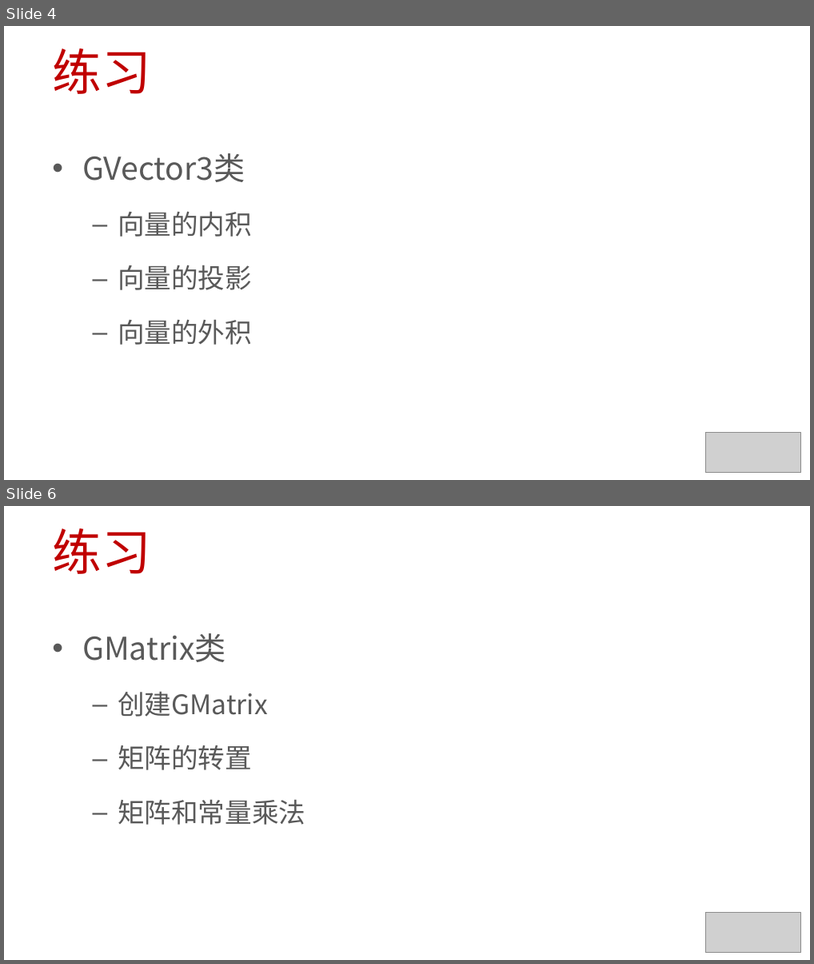
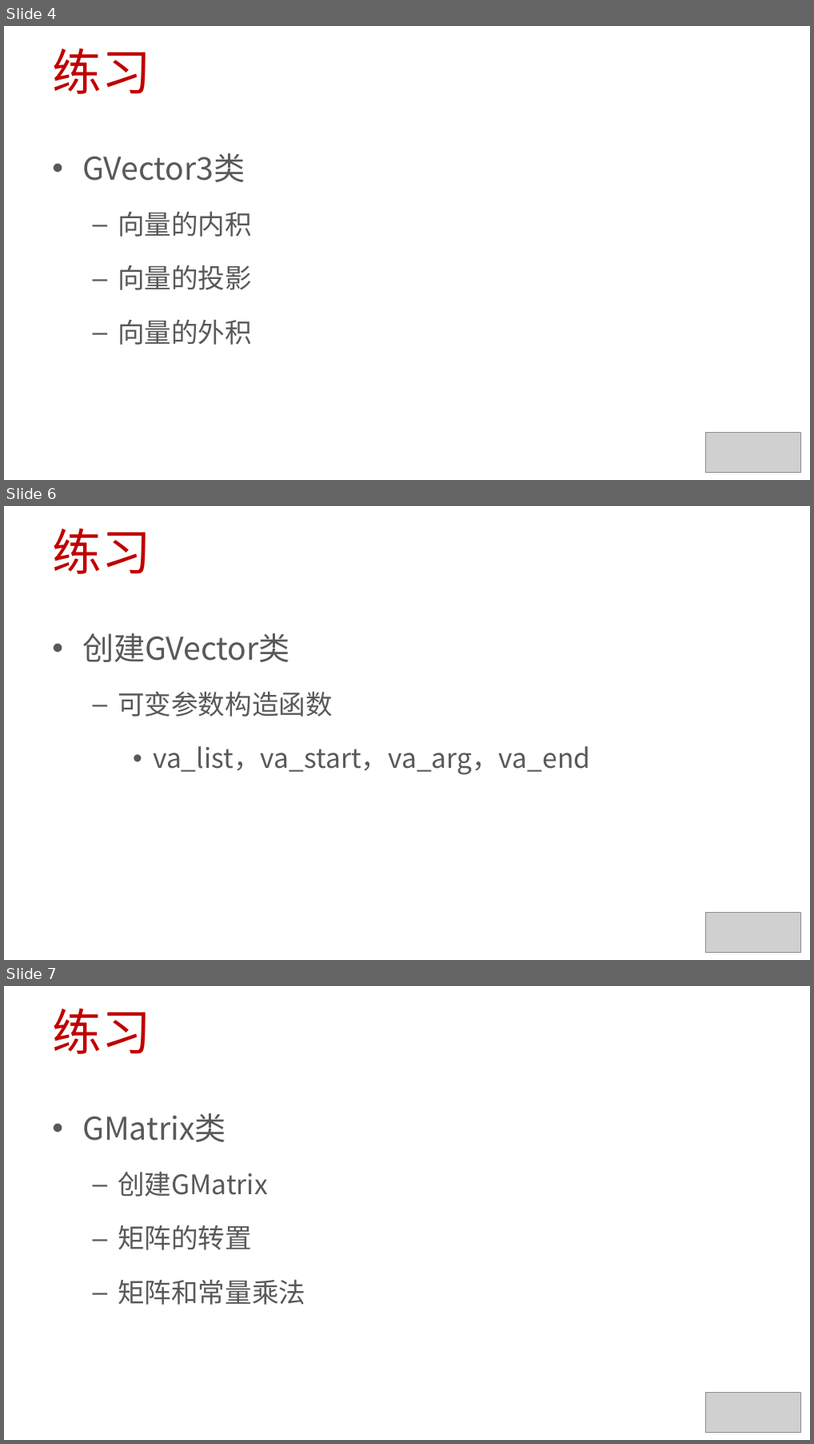
Before and after one commit to 0000duck/ComputerGraphicsBasics, a slide deck: PPT/C++练习.pptx. Shown one above the other, each under a label of ours: slides 4 and 6 before the commit, slides 4, 6 and 7 after it; the slides between them are not shown. The pictures are 814x964 and 814x1444 pixels, drawn with LibreOffice and Linux fonts; fonts in the diff are those of the drawing; grey boxes stand for pictures. Boxes give left, top, right and bottom in pixels: in the first picture for what was removed or moved away, otherwise in the second. Text is boxed around its words. In the diff, an @@ line names an element or a change of style, - is before the commit and + after.

```diff
--- a/PPT/C++练习.pptx
+++ b/PPT/C++练习.pptx
@@ slide 6 added at (x1=4, y1=506, x2=810, y2=960), background #FFFFFF @@
@@ title added at (x1=52, y1=528, x2=150, y2=574), 44 pt, text #C00000 @@
+练习
@@ text added at (x1=82, y1=633, x2=590, y2=775), 24 pt, text #595959 @@
+• 创建GVector类
+  – 可变参数构造函数
+    • va_list，va_start，va_arg，va_end
@@ picture added at (x1=706, y1=912, x2=801, y2=952) @@
@@ what was slide 6 is now slide 7 @@
```
Also in this commit, not shown: 1 slide changed.
